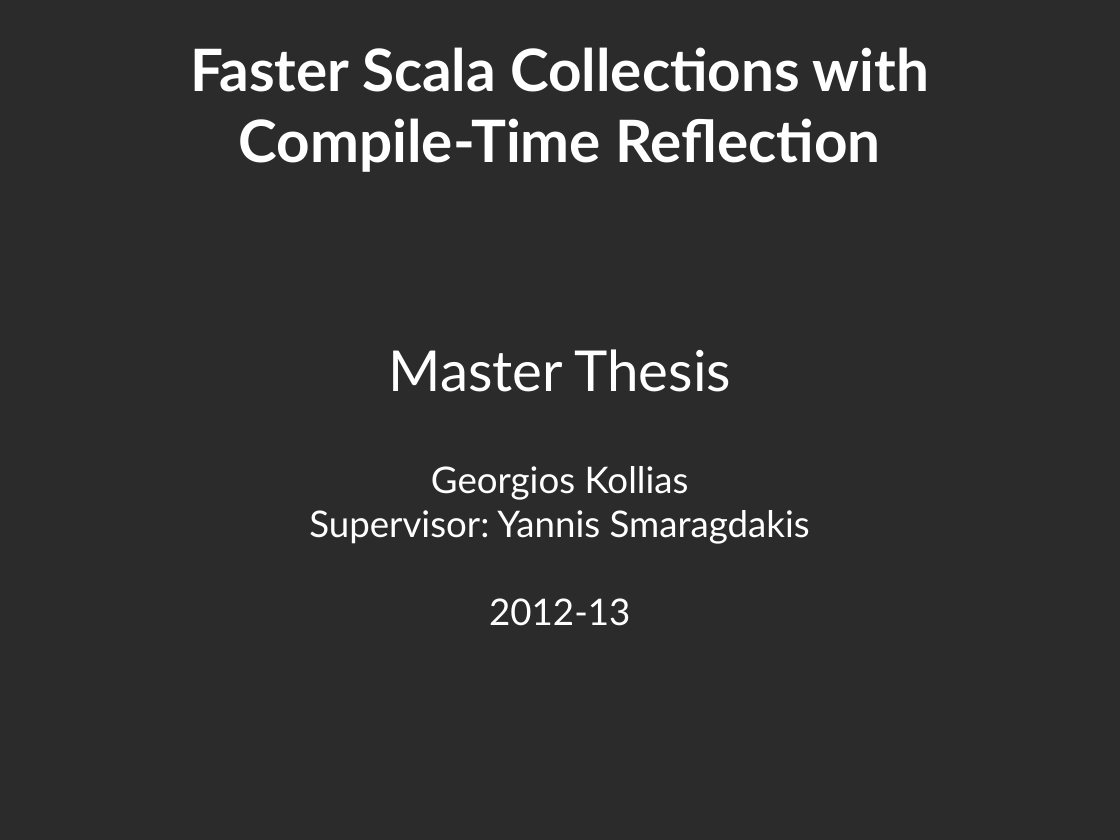
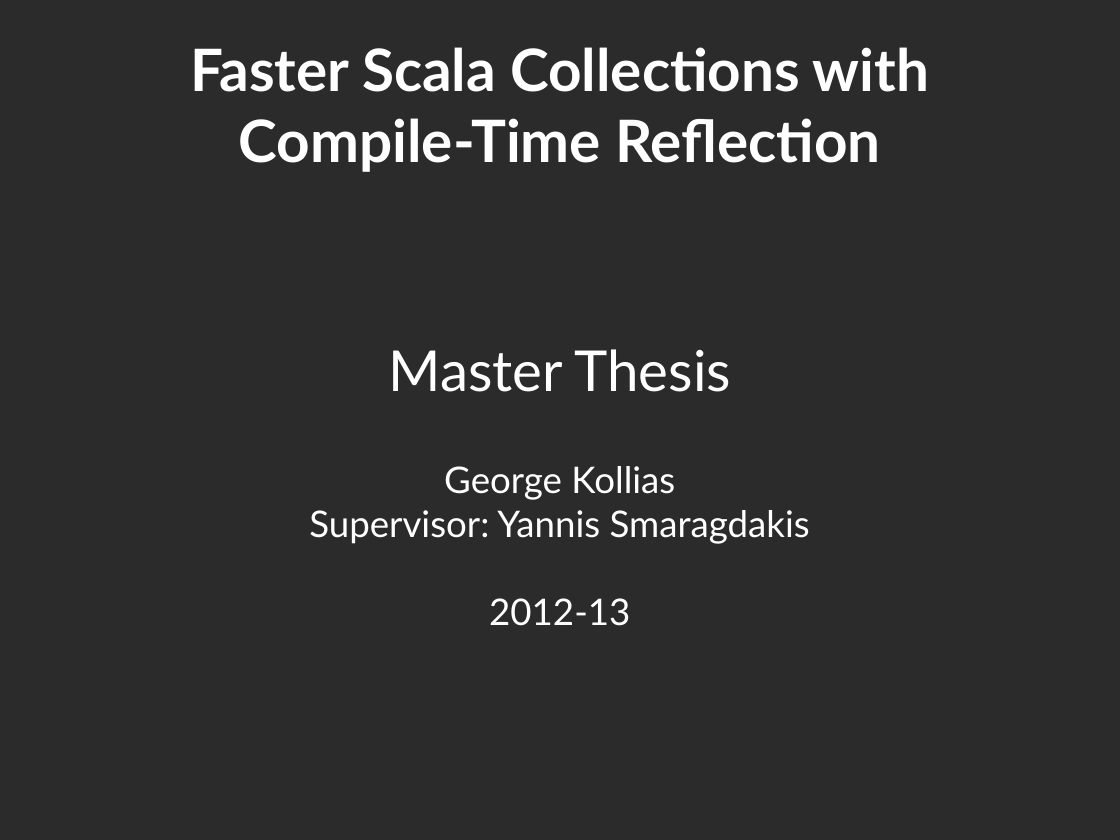
Before and after one commit to geo-kollias/msc-thesis-tex, a slide deck: slide 1 of geokollias_msc_thesis_pres.odp. Drawn at 1120x840 pixels with LibreOffice and Linux fonts; fonts in the diff are those of the drawing; background and template pictures are left out; a plain dark background stands for a picture behind light text. Boxes give left, top, right and bottom in pixels: in the first picture for what was removed or moved away, otherwise in the second. Text is boxed around its words. In the diff, an @@ line names an element or a change of style, - is before the commit and + after.

```diff
--- a/geokollias_msc_thesis_pres.odp
+++ b/geokollias_msc_thesis_pres.odp
@@ subtitle at [444,466,675,500]: text changed @@
-Georgios Kollias
+George Kollias
```
Also in this commit, not shown: 24 other slides changed.
